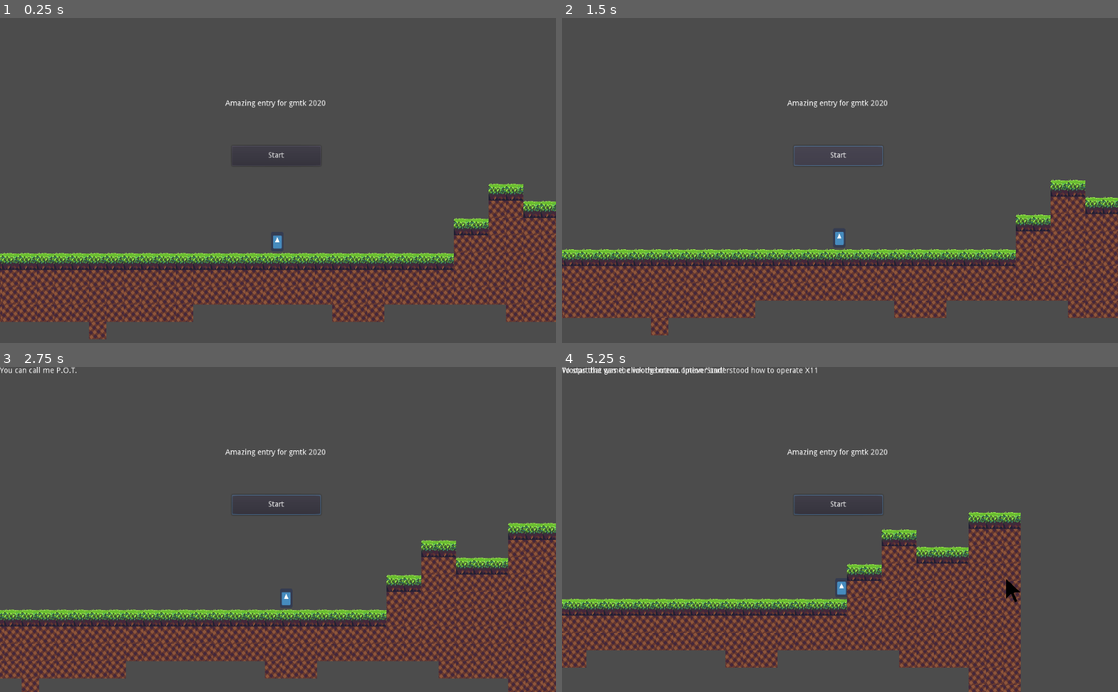
Above: before the commit, frames 1-4 (two rows, left to right).
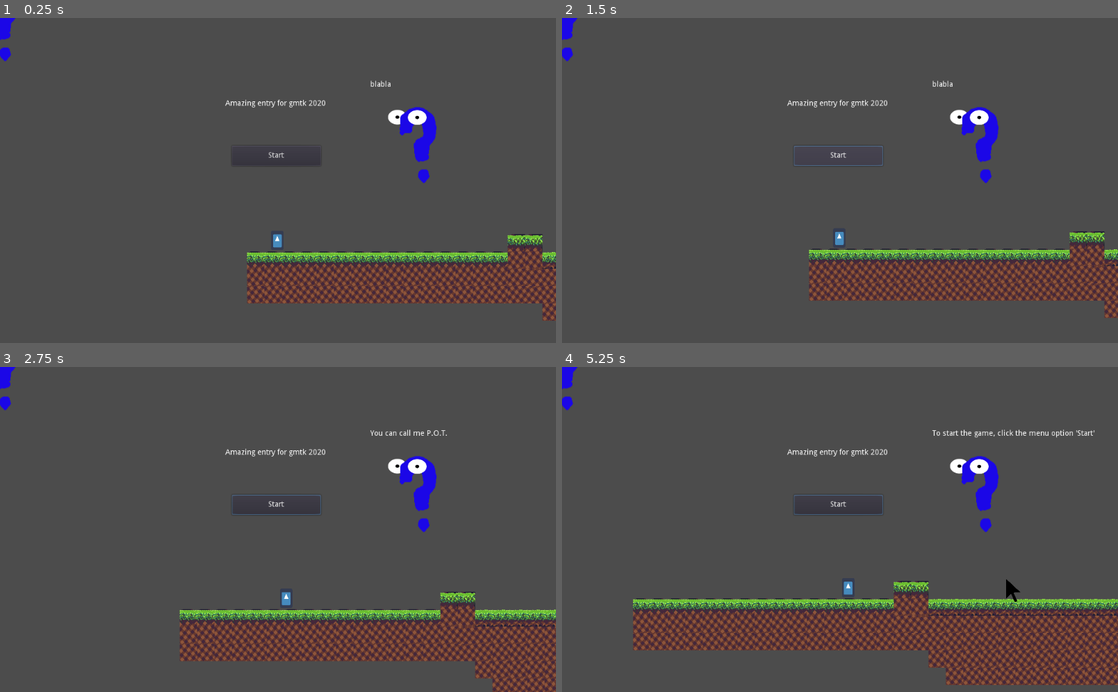
Above: after the commit, the same moments.

Repository: grunkgrunk/gmtk-2020
Game: Godot game, scene res://world.tscn
Two runs of this game, one before a commit and one after it. Both use one fixed random seed, a clock stepped at 60 frames per second and the inputs below. This scene is started directly instead of the project's main scene. The engine's default icon, where the game draws it, is replaced by a stand-in: a white triangle on a blue panel in a dark square.
Inputs (mouse positions are in pixels of both pictures, inside the frame that each line leads up to):
- Up to frame 1 (0.25 s): no input
- Up to frame 2 (1.5 s): click "Start" at 0.5 s; click "Start" at 1.25 s
- Up to frame 3 (2.75 s): tap Enter (continue) at 2 s; move the mouse to (400, 513) at 2.02 s; hold Right (ui_right) from 2.03 s (still down); hold Enter (continue) from 2.03 s (still down); tap Up (ui_up) at 2.27 s
- Up to frame 4 (5.25 s): move the mouse to (728, 545) at 2.77 s; release Enter (continue) at 2.78 s; tap K (key_k) at 2.85, 4.35 s; tap Up (ui_up) at 3.02, 4.52 s; move the mouse to (895, 458) at 3.52 s; release Right (ui_right) at 3.53 s; hold Left (ui_left) 3.53-4.28 s; hold Enter (continue) 3.53-4.28 s; move the mouse to (812, 594) at 4.27 s; hold Right (ui_right) from 4.28 s (still down); move the mouse to (1006, 578) at 5.02 s; hold Enter (continue) from 5.03 s (still down)

The runs differ from the first frame. In frame 1, 19% of the frame differs, in the area x 0-100%, y 0-99%; in frame 2, 18%; in frame 3, 20%; in frame 4, 23%, in the area x 0-100%, y 0-100%.
Error after the commit: Attempt to call function 'pause' in base 'null instance' on a null instance. (res://tut/tut_maingame.gd:24)

Commit message:
moved stuff around

Diff:
--- a/game/mainGame.tscn
+++ b/game/mainGame.tscn
@@ -51,7 +51,7 @@
 [node name="player" type="KinematicBody2D" parent="." groups=[
 "player",
 ]]
-position = Vector2( 2938.81, 523.412 )
+position = Vector2( 55.8654, 498.467 )
 script = ExtResource( 3 )
 playing = true
 
--- a/game/tut/tut.tscn
+++ b/game/tut/tut.tscn
@@ -1,16 +1,40 @@
-[gd_scene load_steps=2 format=2]
+[gd_scene load_steps=4 format=2]
 
 [ext_resource path="res://tut/tut.gd" type="Script" id=1]
+[ext_resource path="res://tut.png" type="Texture" id=2]
+[ext_resource path="res://tuteye.png" type="Texture" id=3]
 
 [node name="tut" type="Control"]
+margin_left = -2070.77
+margin_top = -11.606
+margin_right = -2070.77
+margin_bottom = -11.606
 script = ExtResource( 1 )
 __meta__ = {
 "_edit_use_anchors_": false
 }
 
 [node name="Text" type="RichTextLabel" parent="."]
-margin_right = 501.0
-margin_bottom = 281.0
+margin_left = 1981.74
+margin_top = -97.4302
+margin_right = 2482.74
+margin_bottom = 183.57
+text = "blabla
+"
 __meta__ = {
 "_edit_use_anchors_": false
 }
+
+[node name="tuteye" type="Sprite" parent="."]
+position = Vector2( 2035.16, -32.9246 )
+scale = Vector2( 0.5, 0.5 )
+texture = ExtResource( 3 )
+
+[node name="tut" type="Sprite" parent="."]
+position = Vector2( 2083.07, 14.5835 )
+texture = ExtResource( 2 )
+
+[node name="tuteye2" type="Sprite" parent="tut"]
+position = Vector2( -11.3766, -46.8782 )
+scale = Vector2( 0.5, 0.5 )
+texture = ExtResource( 3 )
--- a/game/world.tscn
+++ b/game/world.tscn
@@ -12,6 +12,10 @@
 [node name="ui_layer" type="CanvasLayer" parent="."]
 
 [node name="tut" parent="ui_layer" instance=ExtResource( 4 )]
+margin_left = -1299.94
+margin_top = 213.228
+margin_right = -1299.94
+margin_bottom = 213.228
 cursor_scn = ExtResource( 1 )
 
 [node name="ui" type="Control" parent="ui_layer"]
Not shown: 1 places in game/mainGame.tscn that only renumber resources
Binary file added: game/tut.png
Not shown, added: game/tut.png.import
Binary file added: game/tuteye.png
Not shown, added: game/tuteye.png.import
Not shown: 1 places in game/world.tscn that only renumber resources
